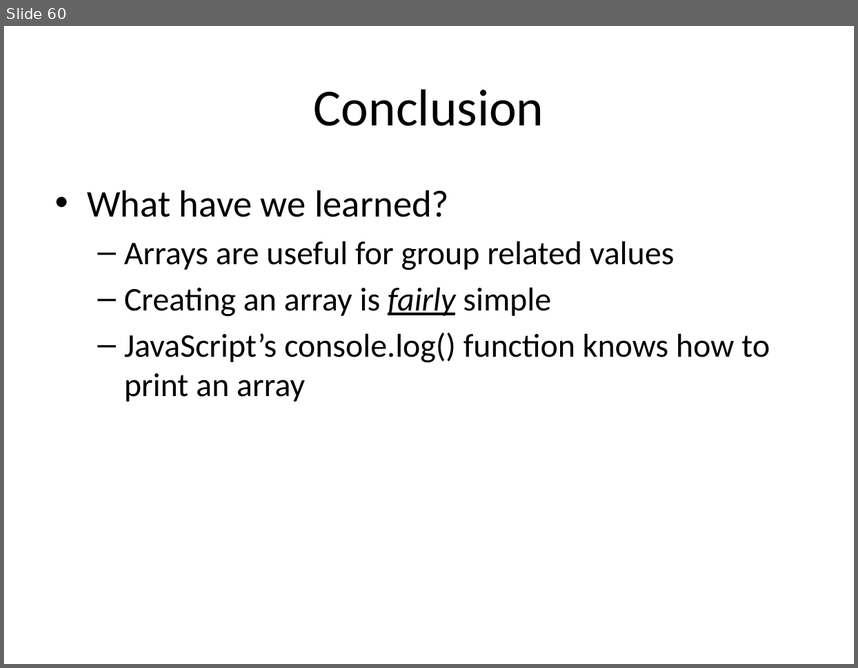
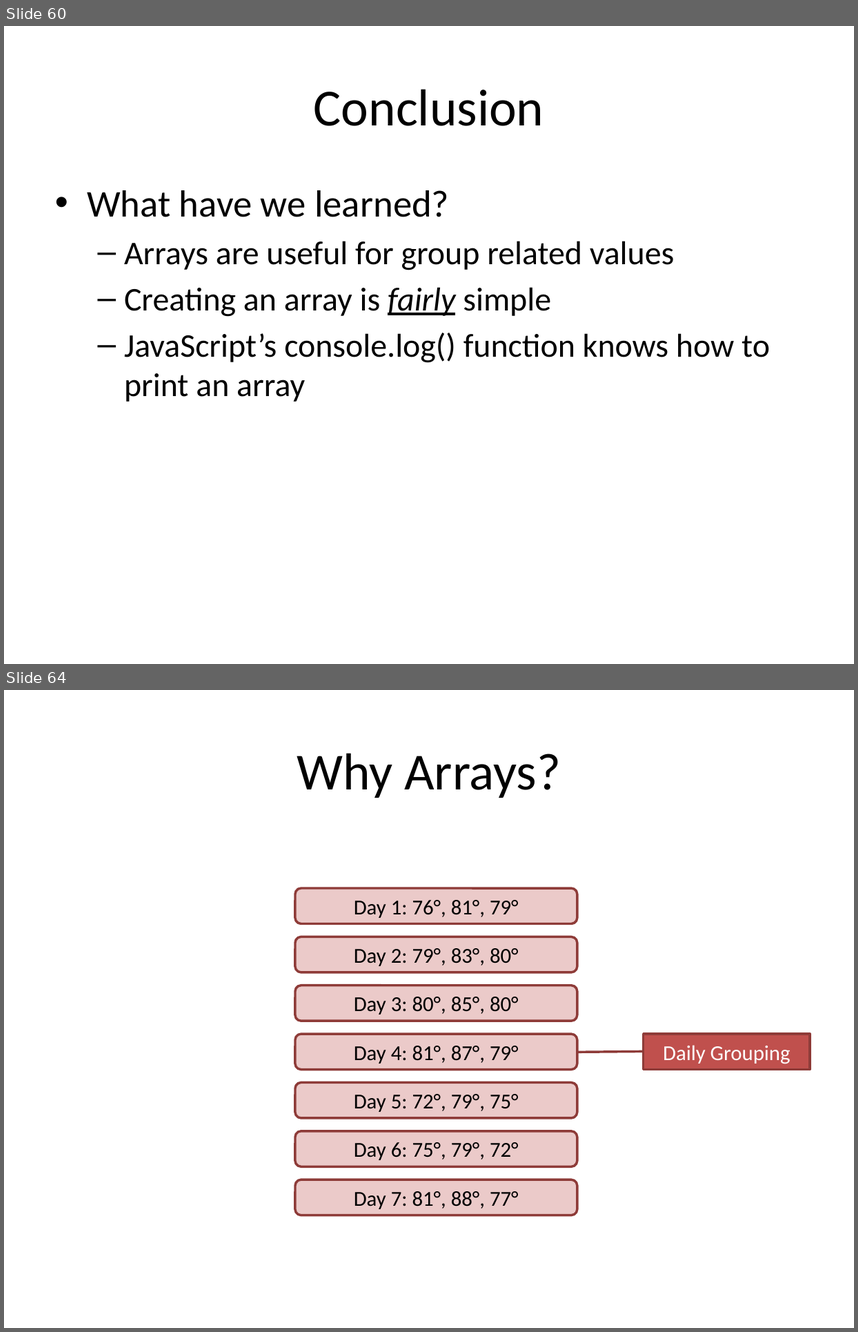
Before and after one commit to xiliax/web-programming-fundamentals, a slide deck: docs/learn-computer-programming.pptx. Shown one above the other, each under a label of ours: slide 60 before the commit, slides 60 and 64 after it; the slides between them are not shown. The pictures are 858x668 and 858x1332 pixels, drawn with LibreOffice and Linux fonts; fonts in the diff are those of the drawing. Boxes give left, top, right and bottom in pixels: in the first picture for what was removed or moved away, otherwise in the second. Text is boxed around its words. In the diff, an @@ line names an element or a change of style, - is before the commit and + after.

Commit message:
Documenation and slides update for c05s11 - Arrays : More On Usage

```diff
--- a/docs/learn-computer-programming.pptx
+++ b/docs/learn-computer-programming.pptx
@@ slide 64 added at (4, 690, 854, 1328), background #FFFFFF @@
@@ title added at (297, 753, 561, 798), 44 pt, text #000000 @@
+Why Arrays?
@@ rounded rectangle added at (296, 888, 578, 924), fill #C0504D at 30% opacity, outline #8E3B39 2 pt, 18 pt, text #000000 @@
+Day 1: 76°, 81°, 79°
@@ rounded rectangle added at (296, 936, 578, 972), fill #C0504D at 30% opacity, outline #8E3B39 2 pt, 18 pt, text #000000 @@
+Day 2: 79°, 83°, 80°
@@ rounded rectangle added at (296, 985, 578, 1021), fill #C0504D at 30% opacity, outline #8E3B39 2 pt, 18 pt, text #000000 @@
+Day 3: 80°, 85°, 80°
@@ rounded rectangle added at (296, 1034, 578, 1069), fill #C0504D at 30% opacity, outline #8E3B39 2 pt, 18 pt, text #000000 @@
+Day 4: 81°, 87°, 79°
@@ border callout added at (643, 1034, 810, 1069), fill #C0504D, outline #8E3B39 2 pt, 18 pt, text #FFFFFF @@
+Daily Grouping
@@ rounded rectangle added at (296, 1082, 578, 1118), fill #C0504D at 30% opacity, outline #8E3B39 2 pt, 18 pt, text #000000 @@
+Day 5: 72°, 79°, 75°
@@ rounded rectangle added at (296, 1131, 578, 1167), fill #C0504D at 30% opacity, outline #8E3B39 2 pt, 18 pt, text #000000 @@
+Day 6: 75°, 79°, 72°
@@ rounded rectangle added at (296, 1180, 578, 1215), fill #C0504D at 30% opacity, outline #8E3B39 2 pt, 18 pt, text #000000 @@
+Day 7: 81°, 88°, 77°
```
Also in this commit, not shown: 7 other slides added, 8 other files.
